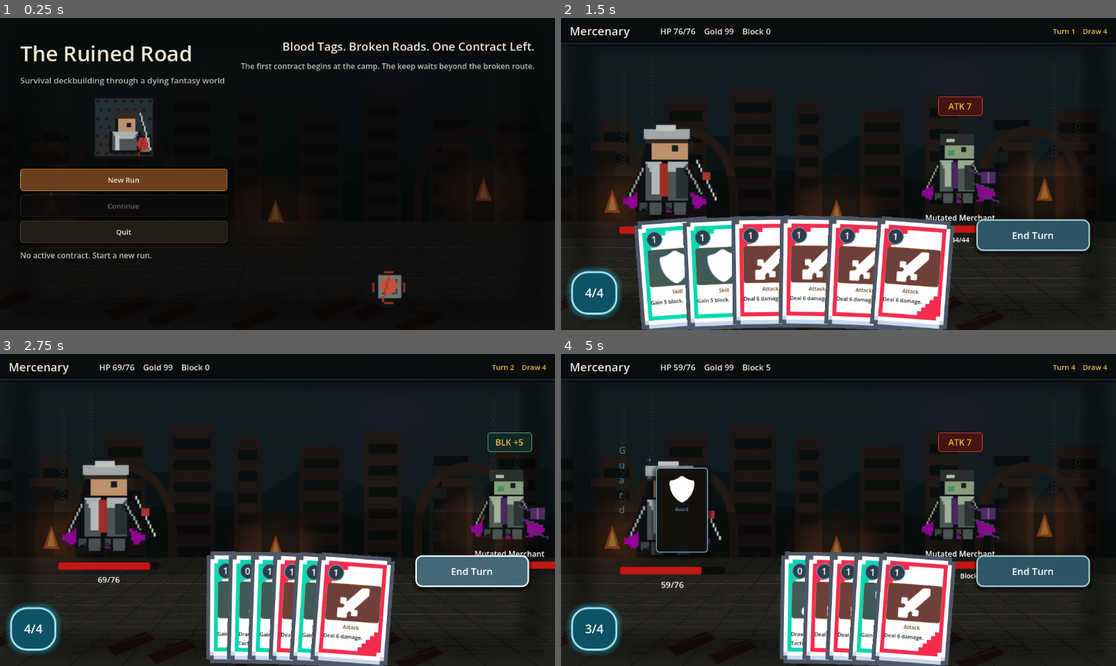
Above: before the commit, frames 1-4 (two rows, left to right).
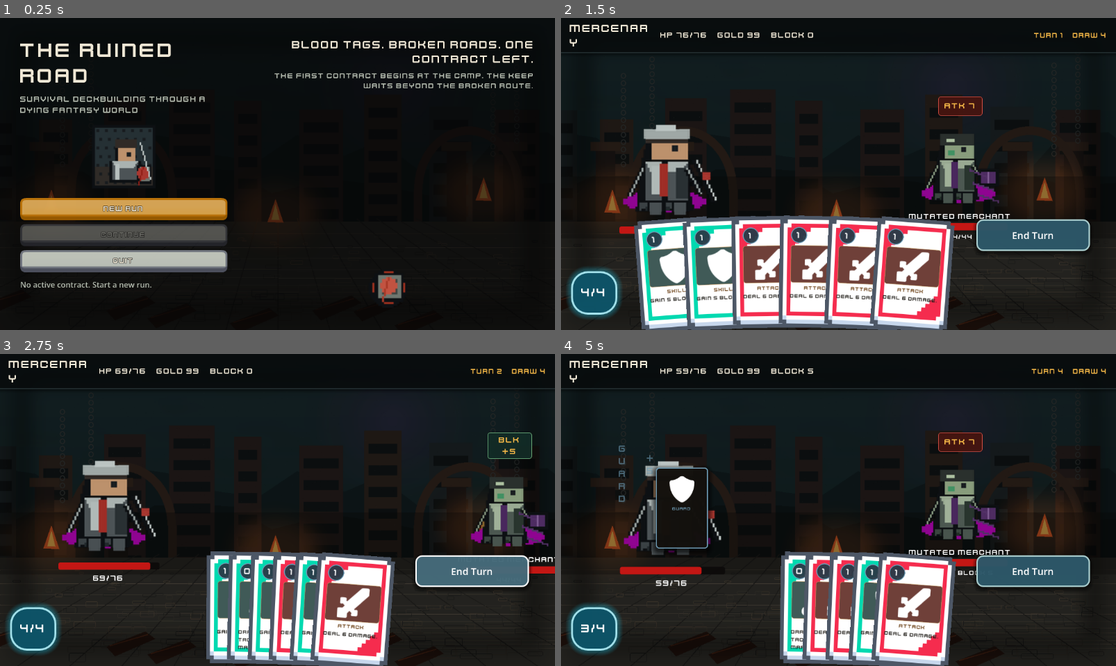
Above: after the commit, the same moments.

Repository: once0811-arch/game
Game: Godot game, scene res://scenes/main/main.tscn
The game is run twice, just before and just after one commit, with the same random seed, the same clock (stepped at 60 frames per second) and the same inputs.
Inputs (mouse positions are in pixels of both pictures, inside the frame that each line leads up to):
- Up to frame 1 (0.25 s): no input
- Up to frame 2 (1.5 s): click "New Run" at 0.5 s; click (716, 280) at 1.27 s
- Up to frame 3 (2.75 s): click "End Turn" at 2 s
- Up to frame 4 (5 s): click "End Turn" at 2.75 s; click "End Turn" at 3.5 s; tap Enter at 4.25 s; drag from (805, 606) to (894, 441) at 4.27 s

The runs differ from the first frame. In frame 1, 17% of the frame differs, in the area x 3-97%, y 7-87%; in frame 2, 2.6%; in frame 3, 3.6%; in frame 4, 2.5%.

Commit message:
Integrate Kenney UI assets into choice screens

Diff:
--- a/SourceCode/scripts/companion/companion_reward_screen.gd
+++ b/SourceCode/scripts/companion/companion_reward_screen.gd
@@ -72,7 +72,7 @@
 	var panel := PanelContainer.new()
 	panel.custom_minimum_size = Vector2(270, 300)
 	panel.mouse_default_cursor_shape = Control.CURSOR_POINTING_HAND
-	panel.add_theme_stylebox_override("panel", _contract_panel_style(UIStyleScript.BORDER_BRIGHT))
+	UIStyleScript.style_asset_panel(panel, "primary", true, false)
 	panel.gui_input.connect(_on_companion_card_input.bind(companion_id))
 	panel.add_child(content)
 
--- a/SourceCode/scripts/companion/oath_tactic_select_screen.gd
+++ b/SourceCode/scripts/companion/oath_tactic_select_screen.gd
@@ -95,7 +95,7 @@
 	var panel := PanelContainer.new()
 	panel.custom_minimum_size = Vector2(0, 92)
 	panel.mouse_default_cursor_shape = Control.CURSOR_POINTING_HAND
-	panel.add_theme_stylebox_override("panel", _oath_panel_style())
+	UIStyleScript.style_asset_panel(panel, "primary", true, false)
 	panel.gui_input.connect(_on_oath_card_input.bind(oath_id))
 	panel.add_child(content)
 
--- a/SourceCode/scripts/event/event_screen.gd
+++ b/SourceCode/scripts/event/event_screen.gd
@@ -72,10 +72,30 @@
 	var button := Button.new()
 	button.custom_minimum_size = Vector2(0, 82)
 	button.text = "%s\n%s" % [choice.get("label", "Choice"), choice.get("description", "")]
+	button.icon = _choice_icon(choice)
 	button.disabled = not event_resolver.can_pay_effects(choice.get("effects", []))
 	UIStyleScript.style_card_button(button, "primary" if not button.disabled else "locked")
 	button.pressed.connect(_on_choice_pressed.bind(index))
 	return button
+
+
+func _choice_icon(choice: Dictionary) -> Texture2D:
+	var effects: Array = choice.get("effects", [])
+	for effect in effects:
+		if typeof(effect) != TYPE_DICTIONARY:
+			continue
+		match String(effect.get("type", "")):
+			"gain_gold":
+				return DataRegistry.get_temp_asset_texture("icon_gold")
+			"lose_hp":
+				return DataRegistry.get_temp_asset_texture("icon_health")
+			"heal":
+				return DataRegistry.get_temp_asset_texture("icon_heal")
+			"gain_equipment":
+				return DataRegistry.get_temp_asset_texture("node_treasure")
+			"bond_all":
+				return DataRegistry.get_temp_asset_texture("node_companion_contract")
+	return DataRegistry.get_temp_asset_texture("node_event")
 
 
 func _on_choice_pressed(index: int) -> void:
--- a/SourceCode/scripts/inn/inn_screen.gd
+++ b/SourceCode/scripts/inn/inn_screen.gd
@@ -88,10 +88,20 @@
 		price,
 		room.get("description", ""),
 	]
+	button.icon = _room_icon(room)
 	button.disabled = RunState.gold < price
 	UIStyleScript.style_card_button(button, "primary" if not button.disabled else "locked")
 	button.pressed.connect(_on_room_pressed.bind(index))
 	return button
+
+
+func _room_icon(room: Dictionary) -> Texture2D:
+	var description := String(room.get("description", "")).to_lower()
+	if description.find("equipment") >= 0:
+		return DataRegistry.get_temp_asset_texture("node_treasure")
+	if description.find("recover") >= 0 or description.find("heal") >= 0:
+		return DataRegistry.get_temp_asset_texture("icon_heal")
+	return DataRegistry.get_temp_asset_texture("node_inn")
 
 
 func _on_room_pressed(index: int) -> void:
--- a/SourceCode/scripts/rewards/card_reward_screen.gd
+++ b/SourceCode/scripts/rewards/card_reward_screen.gd
@@ -44,6 +44,7 @@
 
 	var skip := Button.new()
 	skip.text = "Take %d Gold" % reward_generator.get_skip_gold()
+	skip.icon = DataRegistry.get_temp_asset_texture("icon_gold")
 	skip.custom_minimum_size = Vector2(150, 44)
 	UIStyleScript.style_button(skip)
 	skip.pressed.connect(_on_skip_pressed)
--- a/SourceCode/scripts/shop/shop_screen.gd
+++ b/SourceCode/scripts/shop/shop_screen.gd
@@ -77,13 +77,14 @@
 
 func _make_product_button(product: Dictionary, index: int) -> Button:
 	var button := Button.new()
-	button.custom_minimum_size = Vector2(270, 126)
+	button.custom_minimum_size = Vector2(190, 132)
 	var price := int(product.get("price", 0))
 	button.text = "%s\n%d gold\n%s" % [
 		product.get("title", "Product"),
 		price,
 		product.get("description", ""),
 	]
+	button.icon = _product_icon(product)
 	button.disabled = bool(product.get("purchased", false)) or RunState.gold < price
 	UIStyleScript.style_card_button(button, "primary" if not button.disabled else "locked")
 	button.pressed.connect(_on_product_pressed.bind(index))
@@ -91,7 +92,37 @@
 
 
 func _shop_column_count() -> int:
-	return 6 if get_viewport_rect().size.x >= 1600.0 else 4
+	if get_viewport_rect().size.x >= 1200.0:
+		return 6
+	return 4
+
+
+func _product_icon(product: Dictionary) -> Texture2D:
+	match String(product.get("type", "")):
+		"card":
+			var card := DataRegistry.get_card(String(product.get("card_id", "")))
+			return DataRegistry.get_temp_asset_texture(String(card.get("asset_id", "")))
+		"equipment":
+			var equipment := DataRegistry.get_equipment(String(product.get("equipment_id", "")))
+			match String(equipment.get("slot", "")):
+				"weapon":
+					return DataRegistry.get_temp_asset_texture("icon_weapon_slot")
+				"armor":
+					return DataRegistry.get_temp_asset_texture("icon_armor_slot")
+				"helmet":
+					return DataRegistry.get_temp_asset_texture("icon_helmet_slot")
+			return DataRegistry.get_temp_asset_texture("node_treasure")
+		"service":
+			match String(product.get("service", "")):
+				"remove":
+					return DataRegistry.get_temp_asset_texture("icon_exhaust_pile")
+				"upgrade":
+					return DataRegistry.get_temp_asset_texture("node_upgrade")
+				"transform":
+					return DataRegistry.get_temp_asset_texture("icon_draw_pile")
+				"copy":
+					return DataRegistry.get_temp_asset_texture("icon_discard_pile")
+	return DataRegistry.get_temp_asset_texture("icon_gold")
 
 
 func _on_product_pressed(index: int) -> void:
--- a/SourceCode/scripts/ui/ui_style.gd
+++ b/SourceCode/scripts/ui/ui_style.gd
@@ -14,6 +14,16 @@
 const CARD_DISABLED := Color(0.050, 0.050, 0.048, 0.76)
 const BORDER := Color(0.39, 0.31, 0.20, 0.95)
 const BORDER_BRIGHT := Color(0.82, 0.58, 0.26, 1.0)
+const KENNEY_FONT := "res://assets/vendor/kenney_ui/fonts/Kenney_Future.ttf"
+const KENNEY_BUTTONS := {
+	"default": "res://assets/vendor/kenney_ui/buttons/button_default.png",
+	"primary": "res://assets/vendor/kenney_ui/buttons/button_primary.png",
+	"success": "res://assets/vendor/kenney_ui/buttons/button_success.png",
+	"danger": "res://assets/vendor/kenney_ui/buttons/button_danger.png",
+	"blue": "res://assets/vendor/kenney_ui/buttons/button_blue.png",
+	"locked": "res://assets/vendor/kenney_ui/buttons/button_default.png",
+	"disabled": "res://assets/vendor/kenney_ui/buttons/button_default.png",
+}
 
 
 static func add_background(parent: Control, asset_id: String, shade_alpha: float = 0.66) -> void:
@@ -74,12 +84,25 @@
 	panel_node.add_theme_stylebox_override("panel", style)
 
 
+static func style_asset_panel(panel_node: PanelContainer, variant: String = "default", selected: bool = false, disabled: bool = false) -> void:
+	var style := _asset_box_style(variant, selected, disabled)
+	if style == null:
+		style_panel(panel_node, disabled)
+	else:
+		panel_node.add_theme_stylebox_override("panel", style)
+
+
 static func style_button(button: Button, variant: String = "default") -> void:
 	button.focus_mode = Control.FOCUS_NONE
 	button.add_theme_color_override("font_color", TEXT)
 	button.add_theme_color_override("font_hover_color", Color.WHITE)
 	button.add_theme_color_override("font_disabled_color", Color(0.42, 0.42, 0.40))
 	button.add_theme_font_size_override("font_size", 15)
+	var font := _ui_font()
+	if font != null:
+		button.add_theme_font_override("font", font)
+	button.add_theme_constant_override("outline_size", 3)
+	button.add_theme_color_override("font_outline_color", Color(0.02, 0.018, 0.015, 0.82))
 	button.add_theme_stylebox_override("normal", _button_style(variant, false, false))
 	button.add_theme_stylebox_override("hover", _button_style(variant, true, false))
 	button.add_theme_stylebox_override("pressed", _button_style(variant, true, false))
@@ -89,6 +112,9 @@
 static func style_card_button(button: Button, variant: String = "default") -> void:
 	style_button(button, variant)
 	button.alignment = HORIZONTAL_ALIGNMENT_CENTER
+	button.icon_alignment = HORIZONTAL_ALIGNMENT_CENTER
+	button.vertical_icon_alignment = VERTICAL_ALIGNMENT_TOP
+	button.expand_icon = false
 	button.text_overrun_behavior = TextServer.OVERRUN_TRIM_ELLIPSIS
 	button.autowrap_mode = TextServer.AUTOWRAP_WORD_SMART
 
@@ -99,6 +125,9 @@
 	label_node.autowrap_mode = TextServer.AUTOWRAP_WORD_SMART
 	label_node.add_theme_font_size_override("font_size", size)
 	label_node.add_theme_color_override("font_color", color)
+	var font := _ui_font()
+	if font != null:
+		label_node.add_theme_font_override("font", font)
 	return label_node
 
 
@@ -111,7 +140,10 @@
 	return Color(0.86, 0.86, 0.78)
 
 
-static func _button_style(variant: String, hover: bool, disabled: bool) -> StyleBoxFlat:
+static func _button_style(variant: String, hover: bool, disabled: bool) -> StyleBox:
+	var asset_style := _asset_button_style(variant, hover, disabled)
+	if asset_style != null:
+		return asset_style
 	var style := StyleBoxFlat.new()
 	var bg := CARD
 	var border := BORDER
@@ -151,3 +183,48 @@
 	style.content_margin_right = 10
 	style.content_margin_bottom = 8
 	return style
+
+
+static func _asset_button_style(variant: String, hover: bool, disabled: bool) -> StyleBoxTexture:
+	var style := _asset_box_style(variant, hover, disabled)
+	if style == null:
+		return null
+	style.content_margin_left = 18
+	style.content_margin_top = 12
+	style.content_margin_right = 18
+	style.content_margin_bottom = 14
+	return style
+
+
+static func _asset_box_style(variant: String, highlighted: bool, disabled: bool) -> StyleBoxTexture:
+	var key := "disabled" if disabled else variant
+	if not KENNEY_BUTTONS.has(key):
+		key = "default"
+	var path := String(KENNEY_BUTTONS[key])
+	if not ResourceLoader.exists(path):
+		return null
+	var style := StyleBoxTexture.new()
+	style.texture = load(path)
+	style.texture_margin_left = 44
+	style.texture_margin_top = 34
+	style.texture_margin_right = 44
+	style.texture_margin_bottom = 38
+	style.content_margin_left = 16
+	style.content_margin_top = 12
+	style.content_margin_right = 16
+	style.content_margin_bottom = 12
+	if disabled:
+		style.modulate_color = Color(0.40, 0.40, 0.38, 0.78)
+	elif highlighted:
+		style.modulate_color = Color(1.12, 1.08, 0.92, 1.0)
+	elif variant == "locked":
+		style.modulate_color = Color(0.50, 0.48, 0.44, 0.82)
+	else:
+		style.modulate_color = Color(0.86, 0.72, 0.56, 0.96) if variant == "primary" else Color(0.78, 0.80, 0.76, 0.94)
+	return style
+
+
+static func _ui_font() -> Font:
+	if ResourceLoader.exists(KENNEY_FONT):
+		return load(KENNEY_FONT)
+	return null
--- a/SourceCode/scripts/upgrade/upgrade_select_screen.gd
+++ b/SourceCode/scripts/upgrade/upgrade_select_screen.gd
@@ -63,9 +63,21 @@
 	var button := Button.new()
 	button.custom_minimum_size = Vector2(250, 138)
 	button.text = "%s\n%s" % [option.get("title", "Upgrade"), option.get("description", "")]
+	button.icon = _option_icon(option)
 	UIStyleScript.style_card_button(button, "primary")
 	button.pressed.connect(_on_option_pressed.bind(index))
 	return button
+
+
+func _option_icon(option: Dictionary) -> Texture2D:
+	match String(option.get("id", "")):
+		"field_conditioning":
+			return DataRegistry.get_temp_asset_texture("icon_health")
+		"shared_watch":
+			return DataRegistry.get_temp_asset_texture("node_companion_contract")
+		"sharpen_plan":
+			return DataRegistry.get_temp_asset_texture("node_upgrade")
+	return DataRegistry.get_temp_asset_texture("node_upgrade")
 
 
 func _on_option_pressed(index: int) -> void:
Binary file added: SourceCode/assets/vendor/kenney_ui/buttons/button_blue.png
Binary file added: SourceCode/assets/vendor/kenney_ui/buttons/button_danger.png
Binary file added: SourceCode/assets/vendor/kenney_ui/buttons/button_default.png
Binary file added: SourceCode/assets/vendor/kenney_ui/buttons/button_primary.png
Binary file added: SourceCode/assets/vendor/kenney_ui/buttons/button_success.png
Binary file added: SourceCode/assets/vendor/kenney_ui/buttons/input_panel.png
Binary file added: SourceCode/assets/vendor/kenney_ui/fonts/Kenney_Future.ttf
Binary file added: SourceCode/assets/vendor/kenney_ui/fonts/Kenney_Future_Narrow.ttf
Not shown, added: SourceCode/assets/vendor/kenney_ui/licenses/LICENSE.txt
Not shown, added: docs/asset_integration_pass_kenney_ui.md
